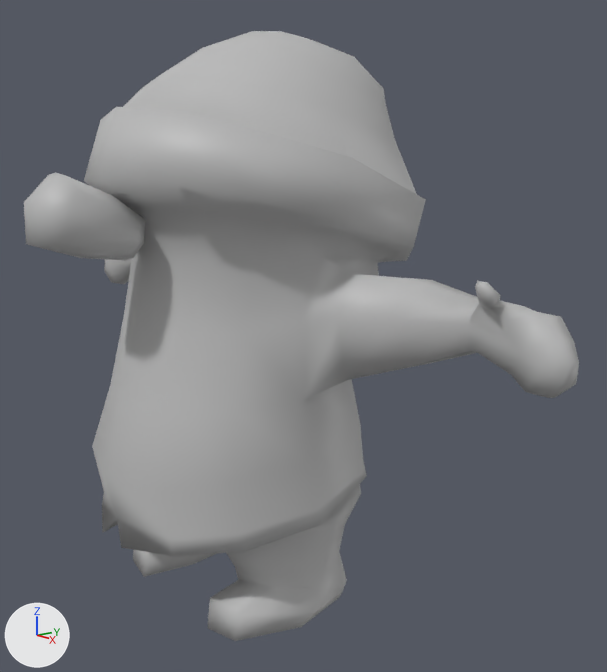
Two versions of the Blender file blender/Larry.blend, one commit apart.
Before and after are seen from a 50 mm camera at (8.1, -5.88, 5.19) aimed at (0.57, 0.1, 3.09). The axes (+X, +Y, +Z) are drawn at lower left. The lights are the same throughout.
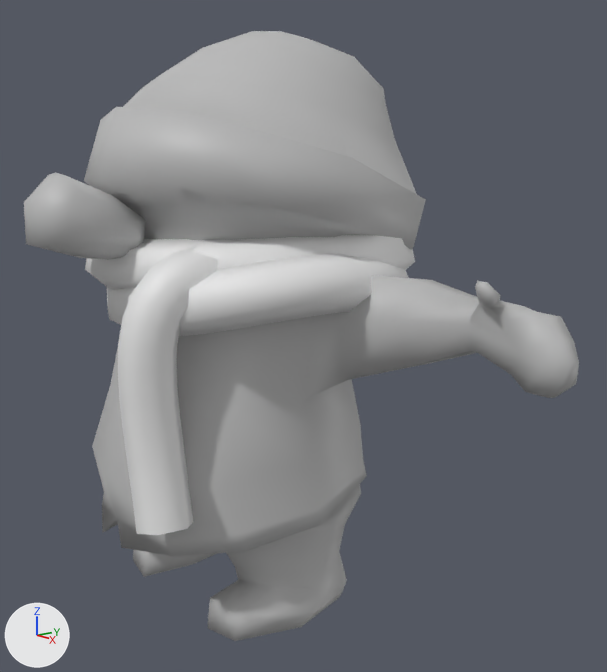
What differs and where, as boxes [x1, y1, x2, y2] in the pictures (607 x 672 px):
'BezierCurve', added
    after: [85, 235, 415, 535]

Edits to the bpy script that builds the scene:
```text
Add cu_beziercurve:
    cu_beziercurve = bpy.data.curves.new('BezierCurve', 'CURVE')
    cu_beziercurve.dimensions = '3D'
    _sp = cu_beziercurve.splines.new('BEZIER'); _sp.bezier_points.add(7)
    _sp.bezier_points.foreach_set('co', [-0.195, 1.66, -1.775, -0.283, 2.878, 0.689, -1.414, 4.896, 0.359, -2.687, 3.135, 0.545, 0.191, 4.437, 0.332, -2.905, 3.558, 0.894, 0.417, 3.444, 0.861, -2.883, 3.685, 0.831])
    _sp.bezier_points.foreach_set('handle_left', [-0.0364, 1.623, -2.463, -0.0345, 1.169, 1.033, 0.836, 4.802, 0.371, -3.095, 3.693, 0.695, 1.714, 2.91, 1.253, -3.048, 4.248, 0.953, -0.135, 1.48, 0.771, -2.133, 5.515, 0.182])
    _sp.bezier_points.foreach_set('handle_right', [-0.593, 1.752, -0.0483, -0.434, 3.919, 0.48, -2.485, 4.94, 0.353, -0.744, 0.473, -0.167, -0.792, 5.422, -0.262, -2.452, 1.373, 0.708, 0.894, 5.141, 0.939, -3.177, 2.968, 1.086])
    for _p, _l, _r in zip(_sp.bezier_points, ['ALIGNED', 'ALIGNED', 'ALIGNED', 'ALIGNED', 'ALIGNED', 'ALIGNED', 'ALIGNED', 'ALIGNED'], ['ALIGNED', 'ALIGNED', 'ALIGNED', 'ALIGNED', 'ALIGNED', 'ALIGNED', 'ALIGNED', 'ALIGNED']): _p.handle_left_type = _l; _p.handle_right_type = _r
    _sp.order_u = 0
    _sp.order_v = 0
    _sp.resolution_u = 13
    cu_beziercurve.use_path_clamp = True
    cu_beziercurve.bevel_resolution = 1
    cu_beziercurve.bevel_depth = 0.298
    cu_beziercurve.resolution_u = 13
    cu_beziercurve.fill_mode = 'FULL'
Add ob_beziercurve:
    ob_beziercurve = bpy.data.objects.new('BezierCurve', cu_beziercurve)
    ob_beziercurve.location = (1.22, -3.71, 3.21)
    ob_beziercurve.rotation_euler = (0.0147, -0.00949, 0.0175)  # degrees (0.8, -0.5, 1)
```
